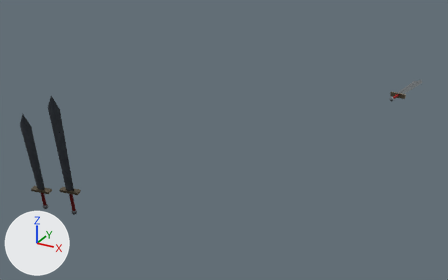
The FBX model Assets/Assets/Aldeia/Interior/Espadas/Espadas.fbx: old version first, new version second.
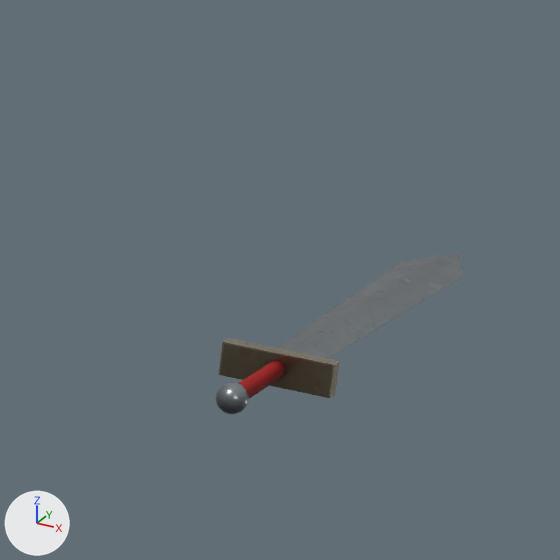
There are two pictures of each version: one whole from a 50 mm camera at (69.12, -89.98, 4.32) aimed at (64.91, -82.33, 0.5), one close up on the part from 81% to 97% of the width and 17% to 43% of the height. Every picture has the same lights, and +X, +Y and +Z are marked at lower left. Where no turn or scale is listed for an object, it has been applied to the vertices.

The first close-up shows 'ESP1'.
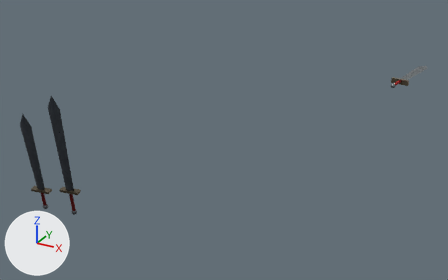
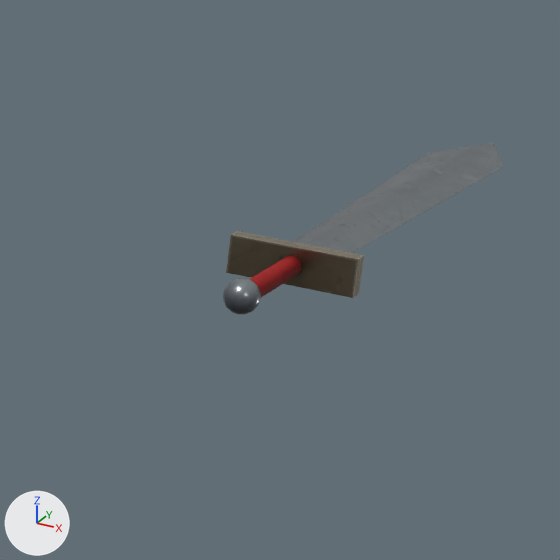
Where the newer file only moved an object's origin or applied its transform, the numbers keep the older frame.

Boxes (x1, y1, x2, y2) around the edits, measured in the close-ups (560 x 560 px; the box of a moved part takes in the faces that stretch with it):
'ESP1', reshaped: before (216, 252, 465, 414); after (223, 143, 503, 314)
part 1 of me_cylinder_012, moved or reshaped: before (239, 361, 285, 398); after (250, 256, 302, 297)
part 2 of me_cylinder_012, moved or reshaped: before (219, 338, 340, 398); after (226, 231, 364, 298)
part 3 of me_cylinder_012, moved or reshaped: before (277, 252, 465, 359); after (294, 143, 503, 253)
part 4 of me_cylinder_012, moved or reshaped: before (216, 382, 249, 414); after (223, 278, 261, 314)

Diff of the bpy script that builds the scene:
```diff
--- a/Assets/Assets/Aldeia/Interior/Espadas/Espadas.fbx.py
+++ b/Assets/Assets/Aldeia/Interior/Espadas/Espadas.fbx.py
@@ me_cylinder_012 @@
 me_cylinder_012.from_pydata(...)  # 414 vertices, 354 faces; spans x -0.58..3.28, y -0.27..5.55, z -0.15..1.6
 # used by ob_esp1; location = (63.886, -84.627, 0.229)
+# me_cylinder_012 part 1: the loose piece of 24 vertices spanning x 3.03..3.1, y 4.23..4.46, z 0.65..0.7 is scaled about its middle by 1.13, then moved by (0.0, 0.01, 0.23)
+# me_cylinder_012 part 2: the loose piece of 8 vertices spanning x 2.96..3.21, y 4.44..4.5, z 0.64..0.71 is scaled about its middle by 1.13, then moved by (0.0, 0.02, 0.23)
+# me_cylinder_012 part 3: the loose piece of 9 vertices spanning x 3.03..3.28, y 4.46..5.55, z 0.63..0.7 is scaled about its middle by 1.13, then moved by (0.01, 0.09, 0.23)
+# me_cylinder_012 part 4: the loose piece of 97 vertices spanning x 3.02..3.08, y 4.18..4.25, z 0.65..0.71 is moved by (0.0, -0.01, 0.23)
 me_cylinder_012.materials.append(mat_sword)
```
